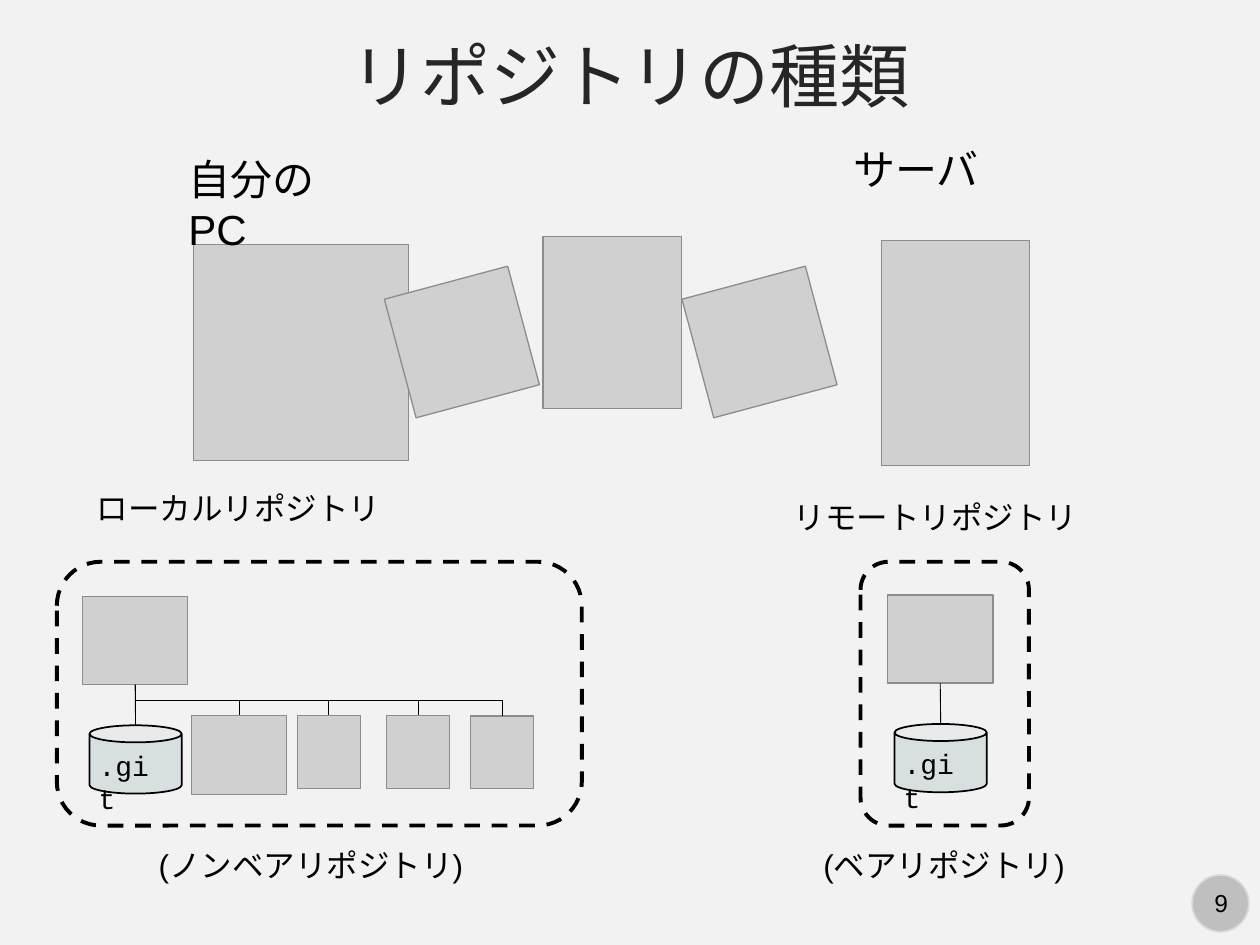
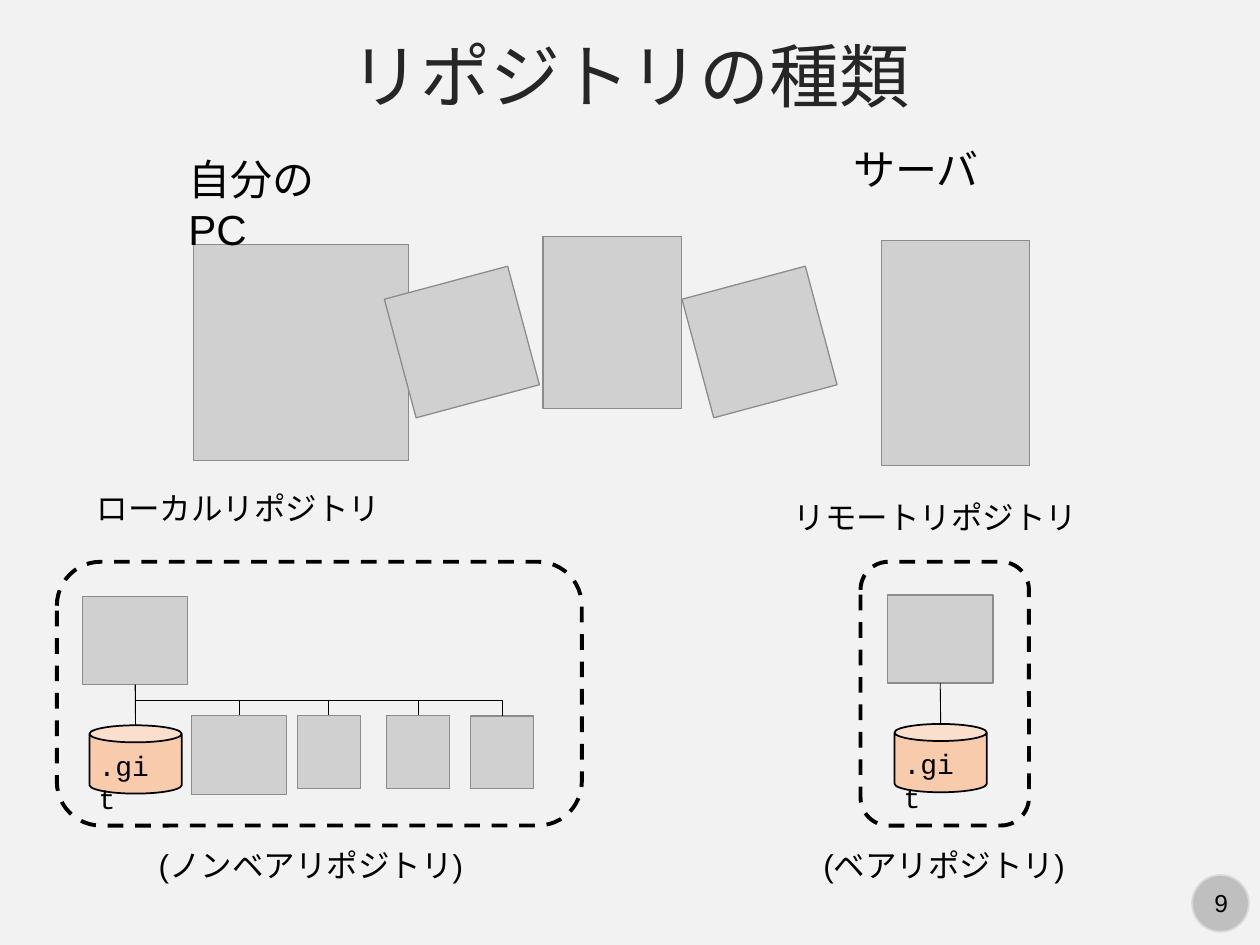
Before and after one commit to kaityo256/github, a slide deck: slide 9 of term/fig/slide.pptx. Drawn at 1260x945 pixels with LibreOffice and Linux fonts; fonts in the diff are those of the drawing; grey boxes stand for pictures. Boxes give left, top, right and bottom in pixels: in the first picture for what was removed or moved away, otherwise in the second. Text is boxed around its words. In the diff, an @@ line names an element or a change of style, - is before the commit and + after.

Commit message:
completed slide

```diff
--- a/term/fig/slide.pptx
+++ b/term/fig/slide.pptx
@@ cylinder at bbox=[89, 726, 181, 794]: fill #D7DFE1 to #F8CBAD @@
@@ cylinder at bbox=[895, 724, 987, 793]: fill #D7DFE1 to #F8CBAD @@
```
Also in this commit, not shown: 2 other slides changed, 18 slides added.
